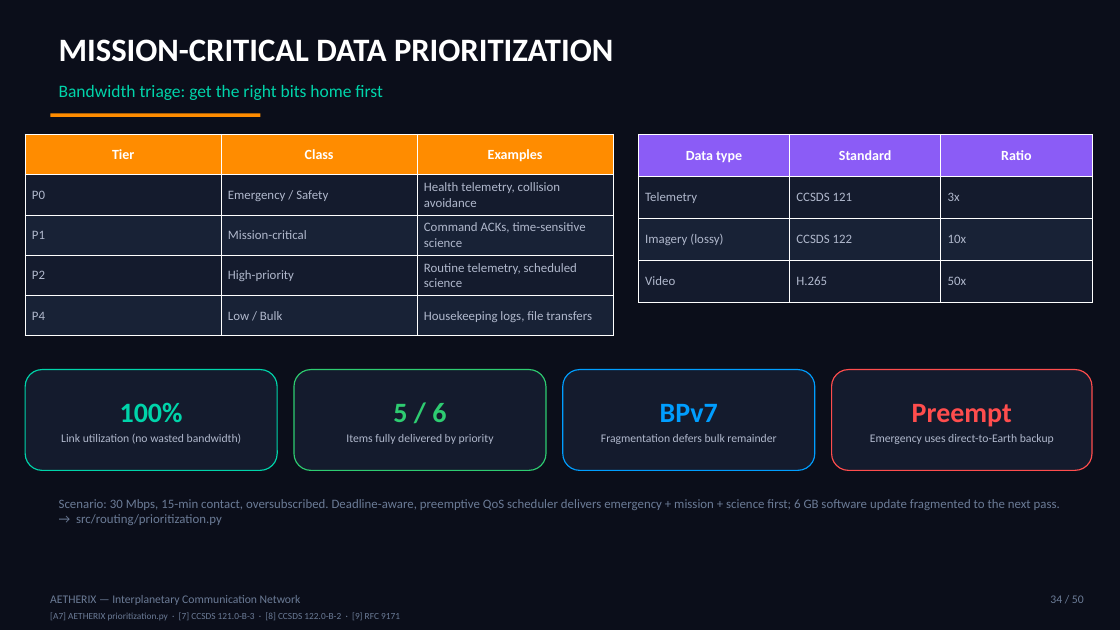
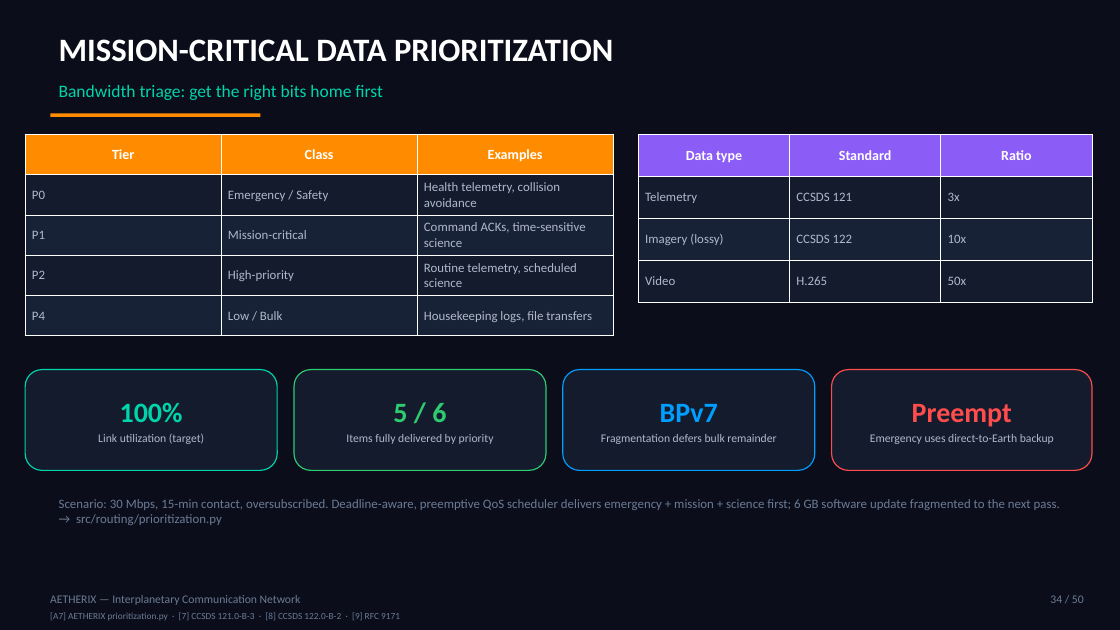
Before and after one commit to matx104/AETHERIX, a slide deck: slide 34 of docs/downloads/AETHERIX_Presentation.pptx. Drawn at 1120x630 pixels with LibreOffice and Linux fonts; fonts in the diff are those of the drawing. Boxes give left, top, right and bottom in pixels: in the first picture for what was removed or moved away, otherwise in the second. Text is boxed around its words. In the diff, an @@ line names an element or a change of style, - is before the commit and + after.

```diff
--- a/docs/downloads/AETHERIX_Presentation.pptx
+++ b/docs/downloads/AETHERIX_Presentation.pptx
@@ text in rounded rectangle at (98,433,204,444): text changed @@
-Link utilization (no wasted bandwidth)
+Link utilization (target)
```
Also in this commit, not shown: 6 other slides changed, 12 other files.
